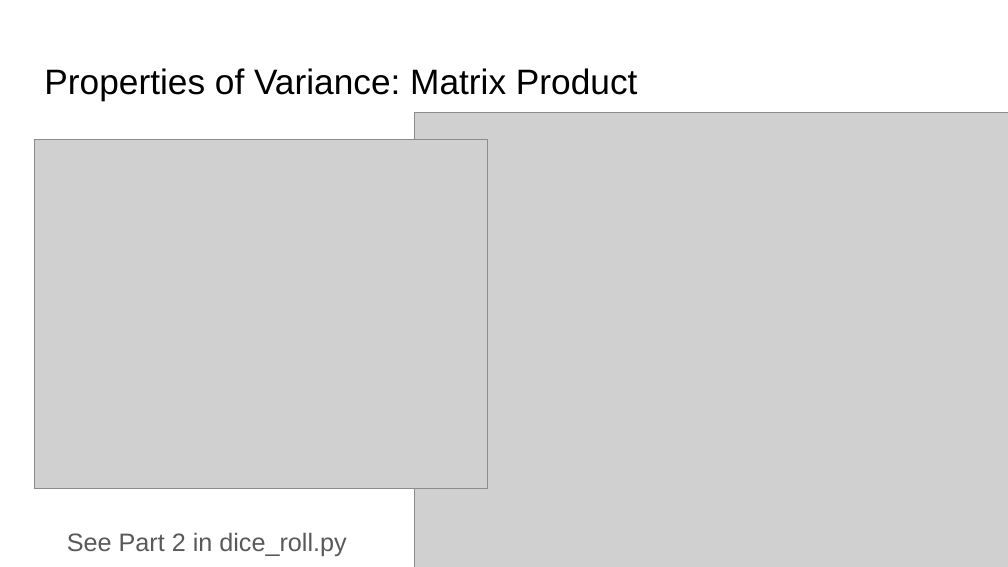
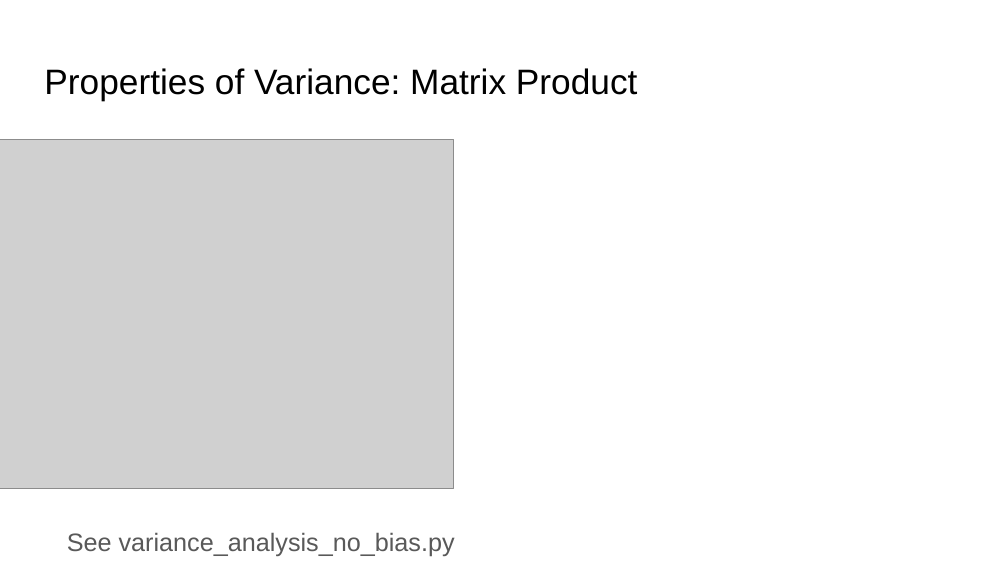
Before and after one commit to ankur6ue/deep-learning-course, a slide deck: slide 21 of Module 1/class_1.6/deep_learning_course_class_1.6.pptx. Drawn at 1008x567 pixels with LibreOffice and Linux fonts; fonts in the diff are those of the drawing; grey boxes stand for pictures. Boxes give left, top, right and bottom in pixels: in the first picture for what was removed or moved away, otherwise in the second. Text is boxed around its words. In the diff, an @@ line names an element or a change of style, - is before the commit and + after.

```diff
--- a/Module 1/class_1.6/deep_learning_course_class_1.6.pptx
+++ b/Module 1/class_1.6/deep_learning_course_class_1.6.pptx
@@ picture removed at (415, 112, 1008, 567) @@
@@ picture: place and size @@
-picture at (34, 139, 488, 489)
+picture at (0, 139, 454, 489)
@@ text at (67, 532, 455, 556): text changed @@
-See Part 2 in dice_roll.py
+See variance_analysis_no_bias.py
```
Also in this commit, not shown: 5 other slides changed, 1 other file.
